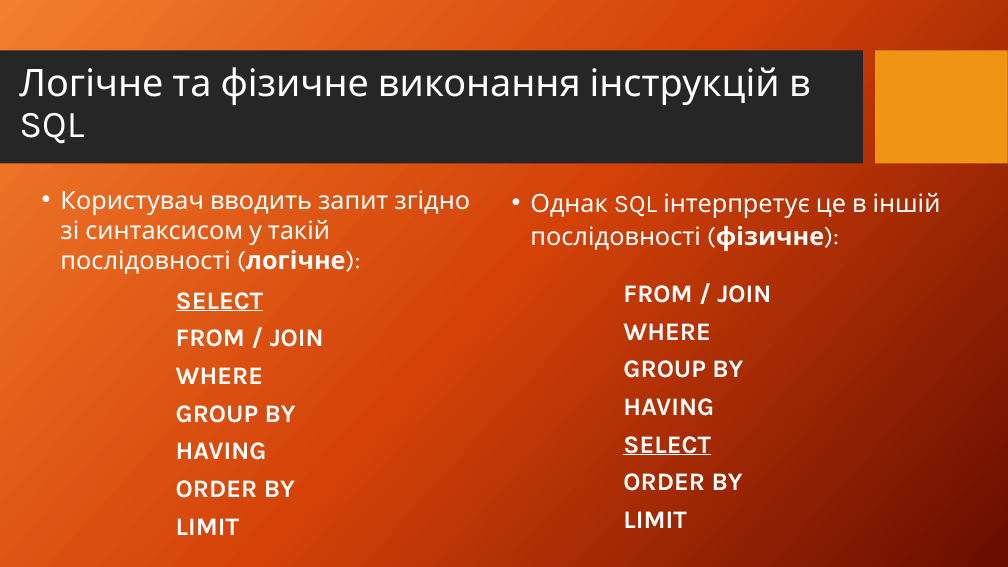
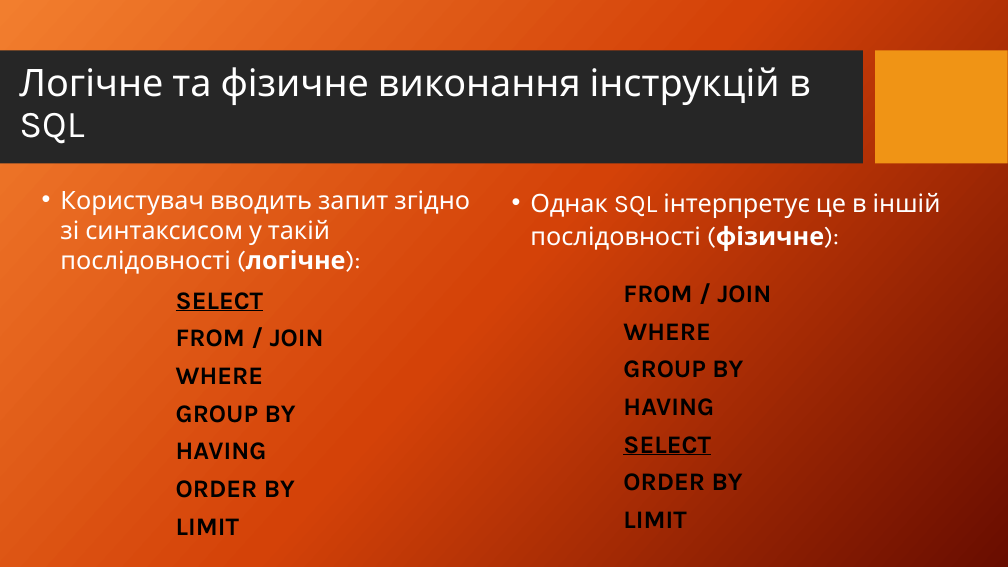
Before and after one commit to RuslanPidhainyi/ITCorporation, a slide deck: slide 101 of Presentations/Presentation_Backend_Database.pptx. Drawn at 1008x567 pixels with LibreOffice and Linux fonts; fonts in the diff are those of the drawing; background and template pictures are left out. Boxes give left, top, right and bottom in pixels: in the first picture for what was removed or moved away, otherwise in the second. Text is boxed around its words. In the diff, an @@ line names an element or a change of style, - is before the commit and + after.

```diff
--- a/Presentations/Presentation_Backend_Database.pptx
+++ b/Presentations/Presentation_Backend_Database.pptx
@@ text "SELECT" at (176,292,324,535): text colour #FFFFFF to #000000 @@
@@ text "FROM / JOIN" at (623,285,771,528): text colour #FFFFFF to #000000 @@
```
Also in this commit, not shown: 2 other slides changed, 1 other file.
